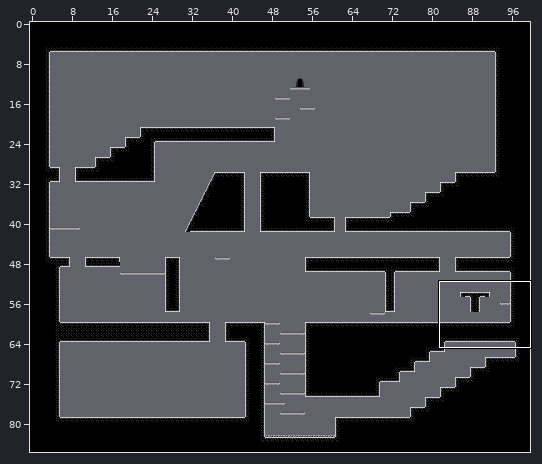
An edit to a level. Tiled map, assets/Data/Map/lobby.tmx. The first picture is a wide view before the edit; the outline marks the close-up.
Close-up. First the earlier version:
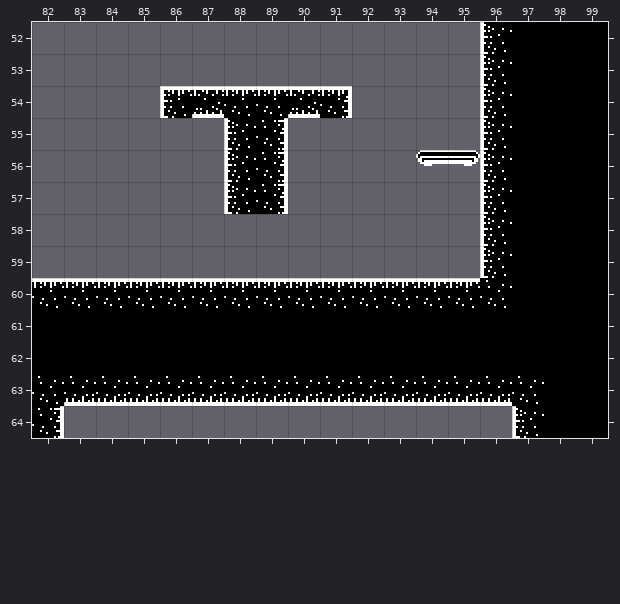
Cells are 16x16 px. Shown: x 82..99, y 52..64. The commit also changed other parts of the map, which this record leaves out.
The same view after the edit:
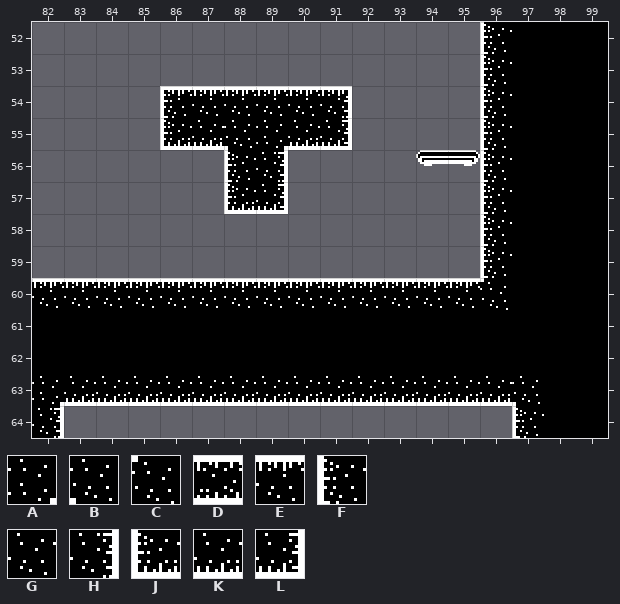
Key: from "amproject": A 0, B 1, C 8, D 9 turned 270, E 15, F 21, G 22, H 23, J 28, K 29, L 30.
_ is an empty cell.
Diff:
{"where": "layer \"Tiles\""}
{"y":54,"x":87,"old":"D","new":"E"}
{"y":54,"x":90,"old":"D","new":"E"}
{"y":55,"x":86,"old":"__FH__","new":"JKBAKL"}
{"y":57,"x":88,"old":"FH","new":"JL"}
{"y":60,"x":96,"old":"G","new":"C"}
{"y":63,"x":82,"old":"G","new":"A"}
{"y":63,"x":97,"old":"G","new":"B"}
{"label":"changed","picture_box":[160,90,352,150]}
{"label":"changed","picture_box":[228,184,284,214]}
{"label":"changed","picture_box":[480,278,512,310]}
{"label":"changed","picture_box":[32,376,64,406]}
{"label":"changed","picture_box":[512,376,544,406]}
